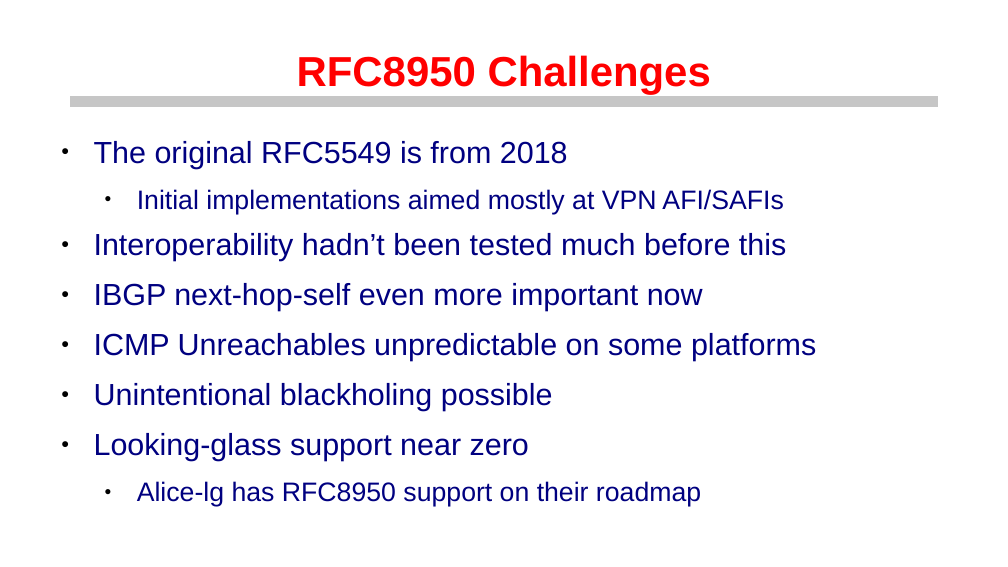
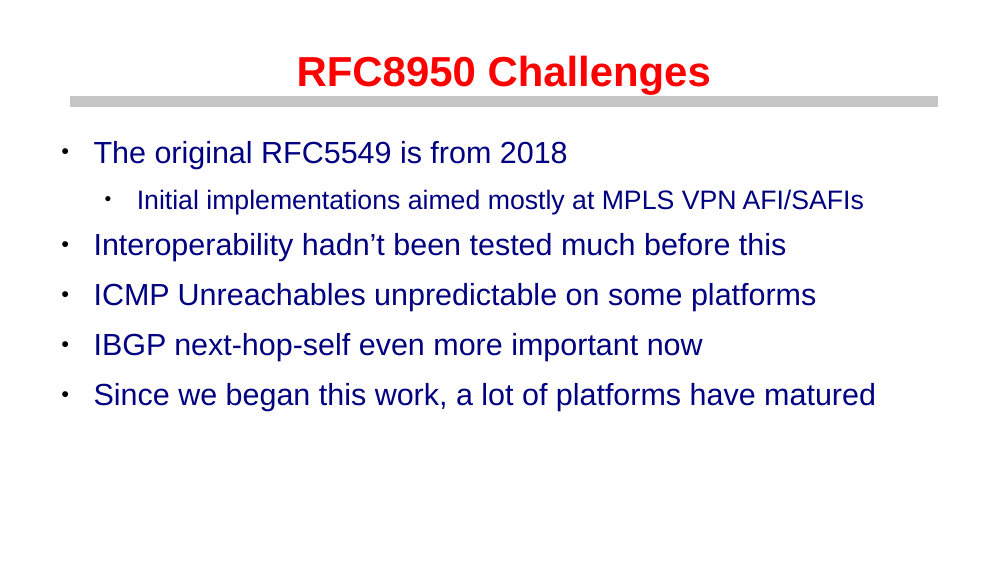
Before and after one commit to euro-ix/rfc8950-ixp, a slide deck: slide 11 of presentations/ipv6-only-ixps.odp. Drawn at 1008x567 pixels with LibreOffice and Linux fonts; fonts in the diff are those of the drawing; background and template pictures are left out. Boxes give left, top, right and bottom in pixels: in the first picture for what was removed or moved away, otherwise in the second. Text is boxed around its words. In the diff, an @@ line names an element or a change of style, - is before the commit and + after.

```diff
--- a/presentations/ipv6-only-ixps.odp
+++ b/presentations/ipv6-only-ixps.odp
@@ text at (137, 189, 864, 214): text changed @@
-  ● Initial implementations aimed mostly at VPN AFI/SAFIs
+  ● Initial implementations aimed mostly at MPLS VPN AFI/SAFIs
@@ text at (94, 283, 816, 311): paragraph added @@
+● ICMP Unreachables unpredictable on some platforms
@@ text at (94, 383, 876, 411): text changed @@
-● ICMP Unreachables unpredictable on some platforms
-● Unintentional blackholing possible
-● Looking-glass support near zero
-  ● Alice-lg has RFC8950 support on their roadmap
+● Since we began this work, a lot of platforms have matured
```
Also in this commit, not shown: 5 other slides changed, 1 other file.
